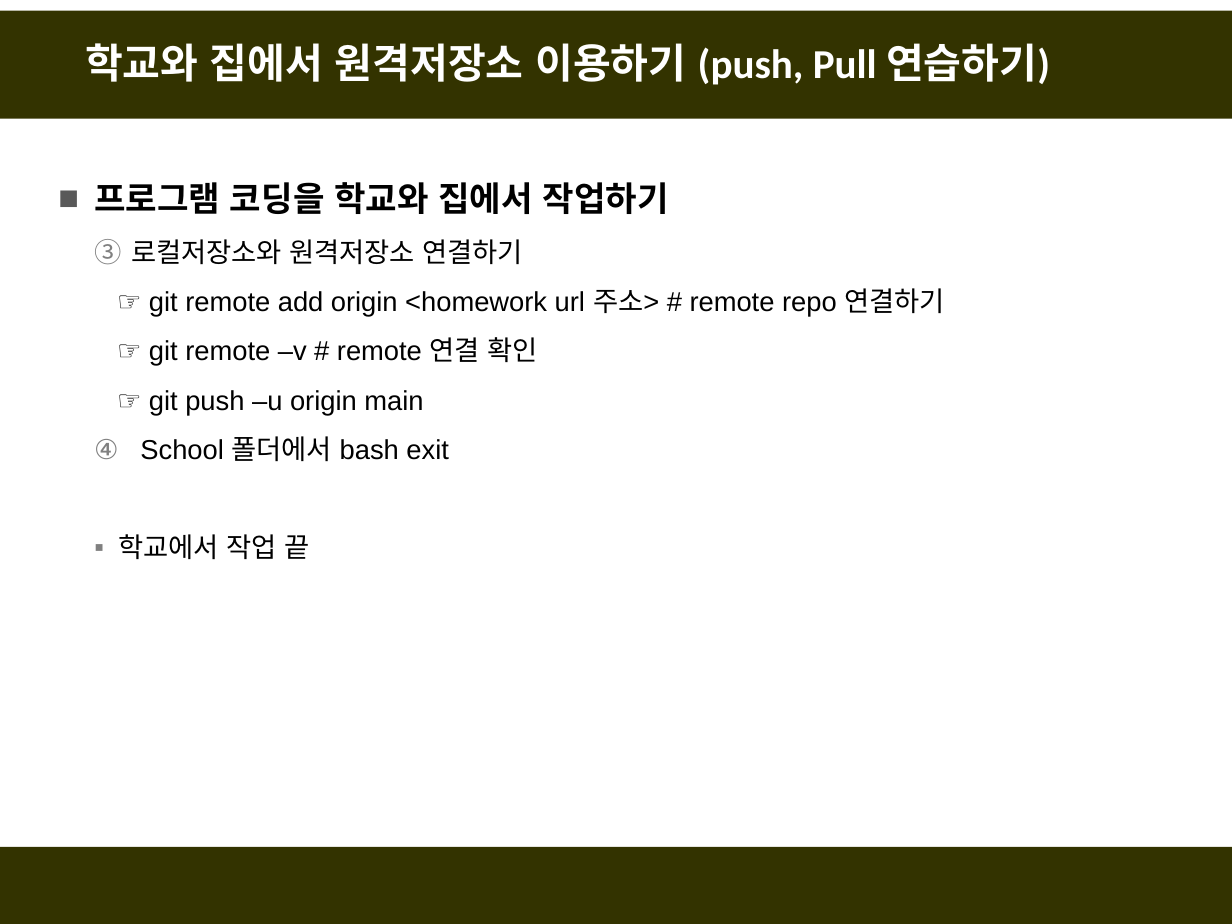
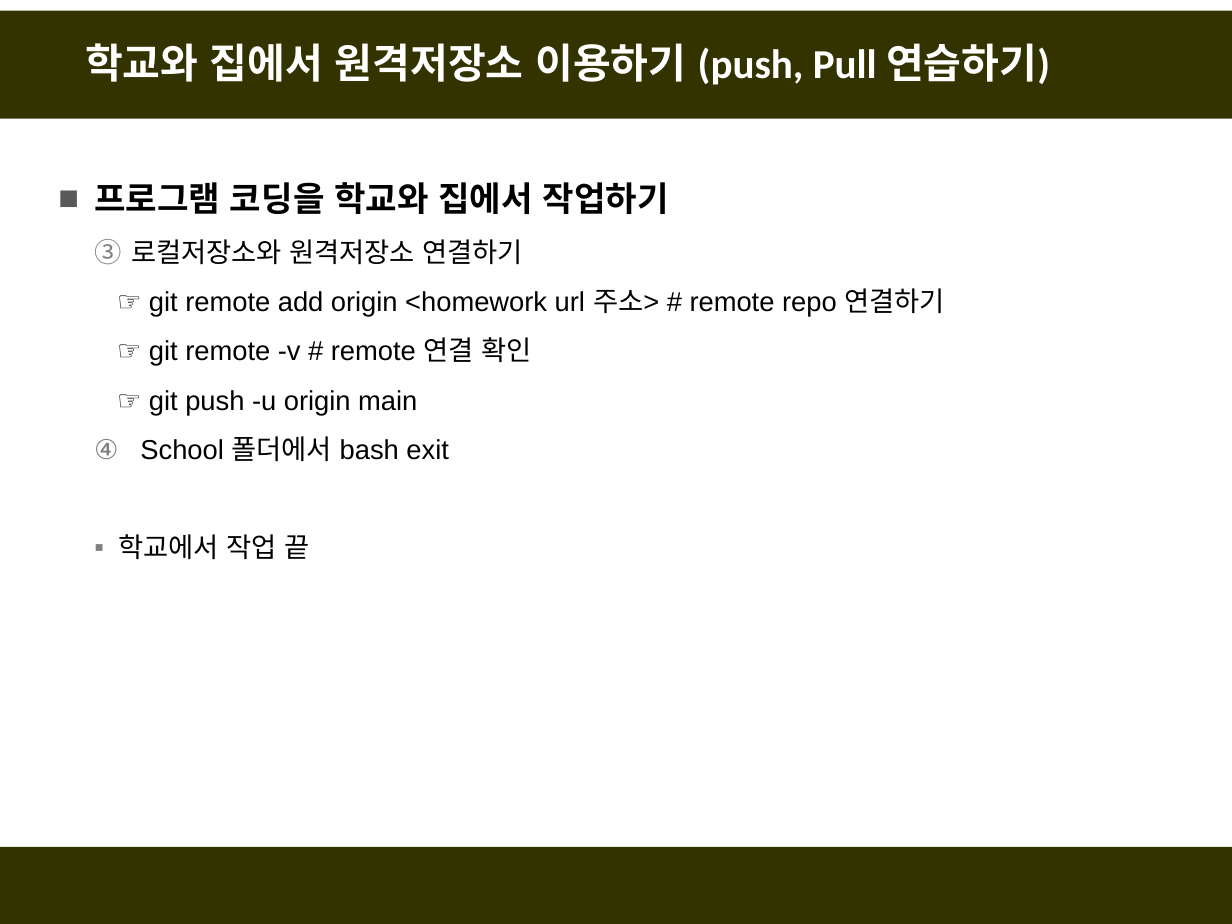
Before and after one commit to fasthill/github-lecture, a slide deck: slide 36 of git및github첫걸음2-원격저장소만들기.pptx. Drawn at 1232x924 pixels with LibreOffice and Linux fonts; fonts in the diff are those of the drawing. Boxes give left, top, right and bottom in pixels: in the first picture for what was removed or moved away, otherwise in the second. Text is boxed around its words. In the diff, an @@ line names an element or a change of style, - is before the commit and + after.

```diff
--- a/git및github첫걸음2-원격저장소만들기.pptx
+++ b/git및github첫걸음2-원격저장소만들기.pptx
@@ text at bbox=[149, 337, 532, 415]: text changed @@
-  ☞ git remote –v # remote 연결 확인
-  ☞ git push –u origin main
+  ☞ git remote -v # remote 연결 확인
+  ☞ git push -u origin main
```
Also in this commit, not shown: 7 other slides changed.
